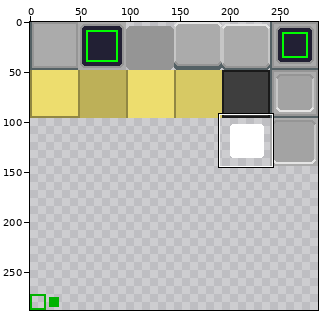
File history of a pixel-art file, assets/style.aseprite. Above: a wide view before the commit, with the close-up outlined.
Close-up. Before the commit:
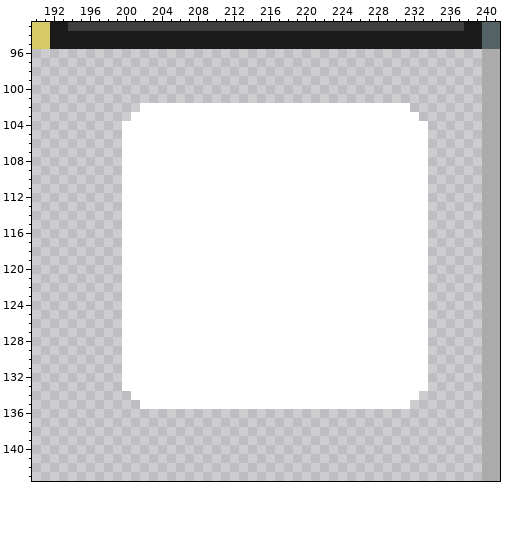
288x288 pixels, 1 frame. Shown: x 190..241, y 93..143.
After:
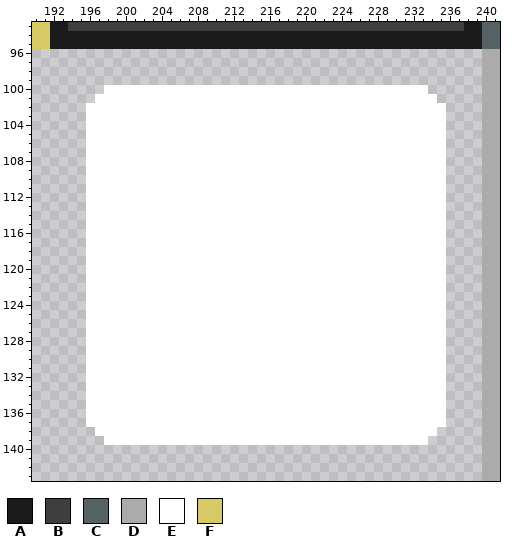
Palette (. is transparent): A #1a1a1a  B #3e3e3e  C #546165  D #ababab  E #ffffff  F #d7c964
Difference:
Changed rows in their new state; - is an unchanged pixel.
first column x 196:
100 --EEEEEEEEEEEEEEEEEEEEEEEEEEEEEEEEEEEE--
101 -EEEEEEEEEEEEEEEEEEEEEEEEEEEEEEEEEEEEEE-
102 EEEEEE------------------------------EEEE
103 EEEEE--------------------------------EEE
104 EEEE----------------------------------EE
105 EEEE----------------------------------EE
106 EEEE----------------------------------EE
107 EEEE----------------------------------EE
108 EEEE----------------------------------EE
109 EEEE----------------------------------EE
110 EEEE----------------------------------EE
111 EEEE----------------------------------EE
112 EEEE----------------------------------EE
113 EEEE----------------------------------EE
114 EEEE----------------------------------EE
115 EEEE----------------------------------EE
116 EEEE----------------------------------EE
117 EEEE----------------------------------EE
118 EEEE----------------------------------EE
119 EEEE----------------------------------EE
120 EEEE----------------------------------EE
121 EEEE----------------------------------EE
122 EEEE----------------------------------EE
123 EEEE----------------------------------EE
124 EEEE----------------------------------EE
125 EEEE----------------------------------EE
126 EEEE----------------------------------EE
127 EEEE----------------------------------EE
128 EEEE----------------------------------EE
129 EEEE----------------------------------EE
130 EEEE----------------------------------EE
131 EEEE----------------------------------EE
132 EEEE----------------------------------EE
133 EEEE----------------------------------EE
134 EEEEE--------------------------------EEE
135 EEEEEE------------------------------EEEE
136 EEEEEEEEEEEEEEEEEEEEEEEEEEEEEEEEEEEEEEEE
137 EEEEEEEEEEEEEEEEEEEEEEEEEEEEEEEEEEEEEEEE
138 -EEEEEEEEEEEEEEEEEEEEEEEEEEEEEEEEEEEEEE-
139 --EEEEEEEEEEEEEEEEEEEEEEEEEEEEEEEEEEEE--
